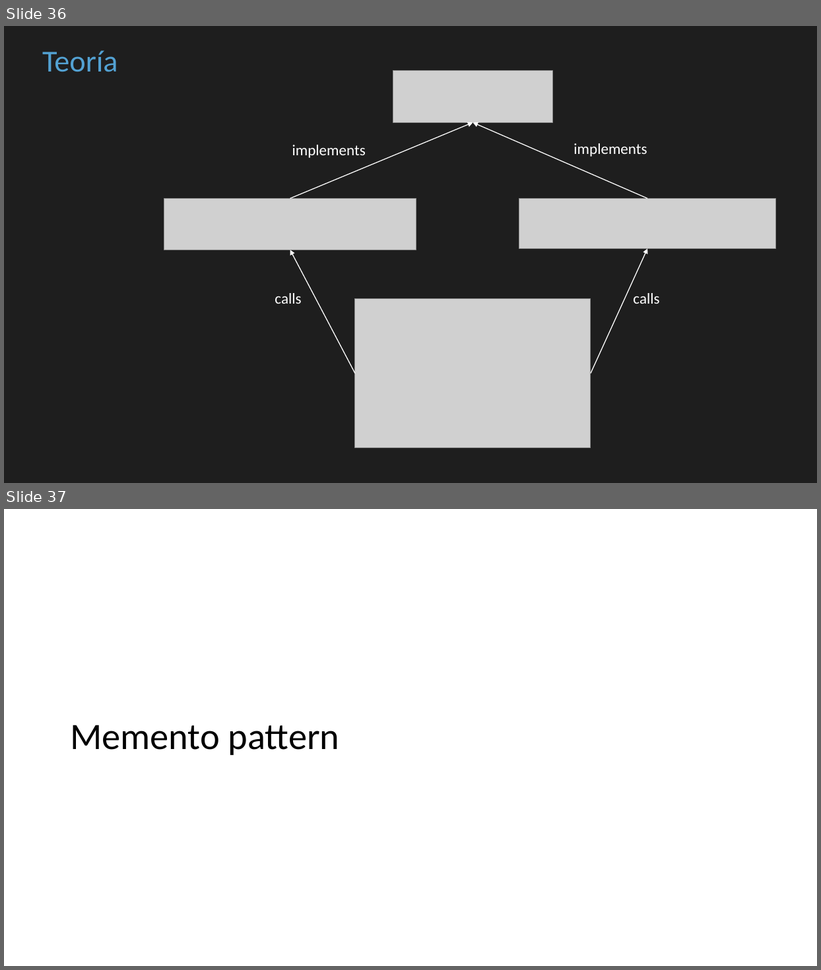
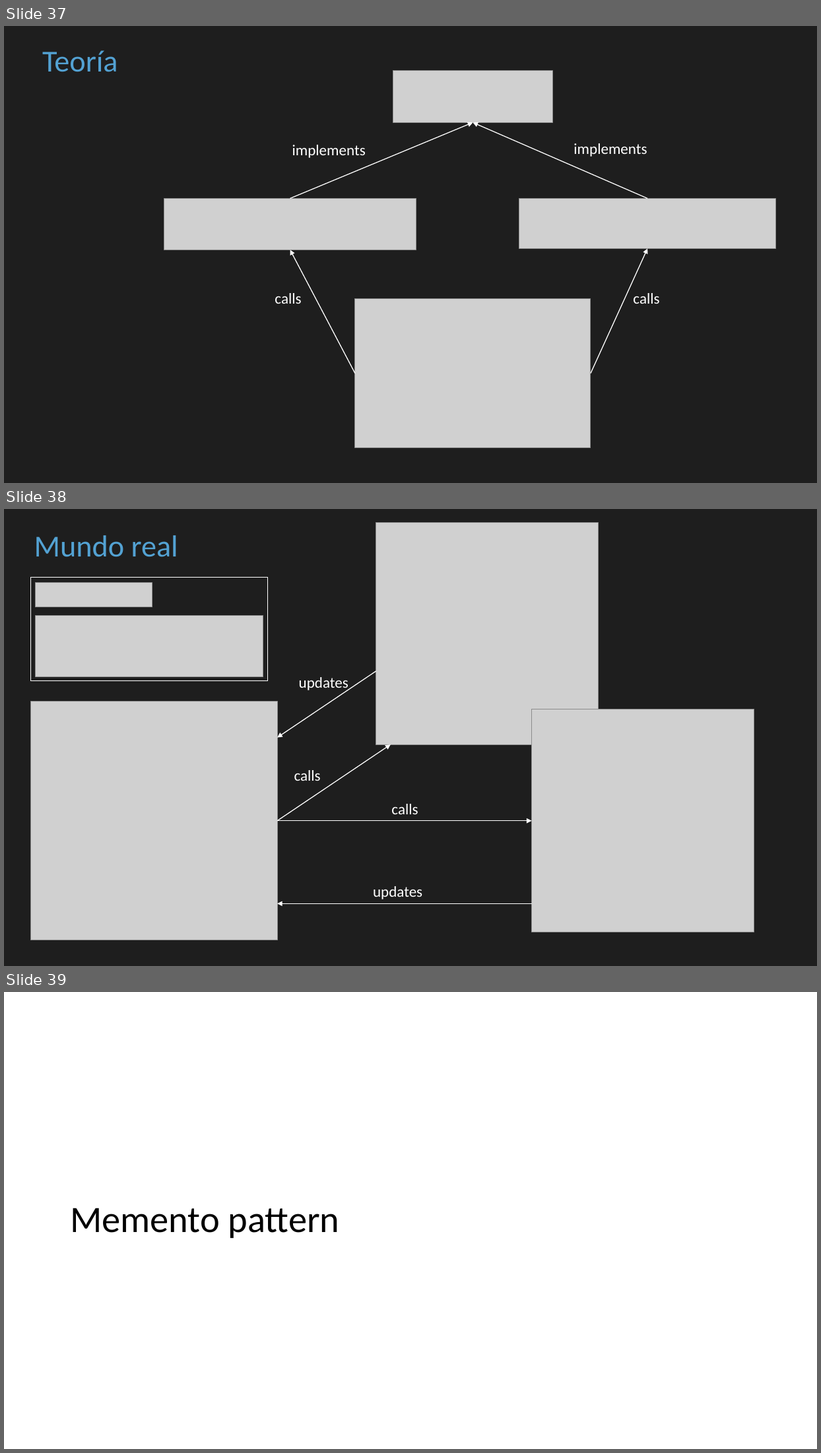
Before and after one commit to cbastos/jsdaycan2019-typescript-patterns, a slide deck: slides/Patrones de diseño con Typescript en el mundo real.pptx. Shown one above the other, each under a label of ours: slides 36 and 37 before the commit, slides 37, 38 and 39 after it. The pictures are 821x970 and 821x1453 pixels, drawn with LibreOffice and Linux fonts; fonts in the diff are those of the drawing; grey boxes stand for pictures. Boxes give left, top, right and bottom in pixels: in the first picture for what was removed or moved away, otherwise in the second. Text is boxed around its words. In the diff, an @@ line names an element or a change of style, - is before the commit and + after.

Commit message:
added mediator, memento and observer real world examples to slides

```diff
--- a/slides/Patrones de diseño con Typescript en el mundo real.pptx
+++ b/slides/Patrones de diseño con Typescript en el mundo real.pptx
@@ slide 38 added at (4, 509, 817, 966), background #1E1E1E @@
@@ picture added at (376, 523, 599, 745) @@
@@ text added at (34, 535, 178, 557), 36 pt, text #53A2D3 @@
+Mundo real
@@ rectangle added at (31, 578, 268, 681), outline #FFFFFF 0.75 pt @@
@@ picture added at (35, 583, 152, 608) @@
@@ picture added at (35, 616, 263, 677) @@
@@ arrow added from (376, 671) to (277, 738), #FFFFFF 1 pt @@
@@ text added at (299, 677, 349, 692), 18 pt, text #FFFFFF @@
+updates
@@ picture added at (31, 702, 277, 941) @@
@@ picture added at (531, 710, 754, 933) @@
@@ arrow added from (277, 821) to (391, 745), #FFFFFF 1 pt @@
@@ text added at (294, 770, 321, 781), 18 pt, text #FFFFFF @@
+calls
@@ text added at (391, 804, 418, 815), 18 pt, text #FFFFFF @@
+calls
@@ arrow added from (277, 821) to (531, 821), #FFFFFF 1 pt @@
@@ arrow added from (531, 904) to (277, 904), #FFFFFF 1 pt @@
@@ text added at (373, 887, 422, 900), 18 pt, text #FFFFFF @@
+updates
@@ what was slide 36 is now slide 37 @@
@@ what was slide 37 is now slide 39 @@
```
Also in this commit, not shown: 1 slide changed, 2 other slides added, 3 other files.
